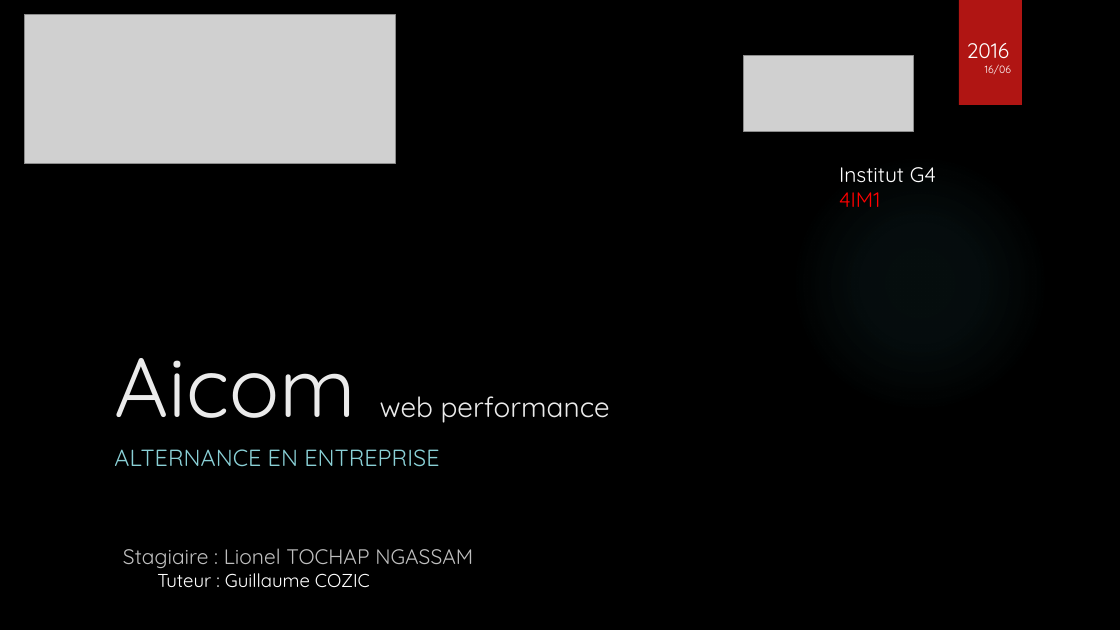
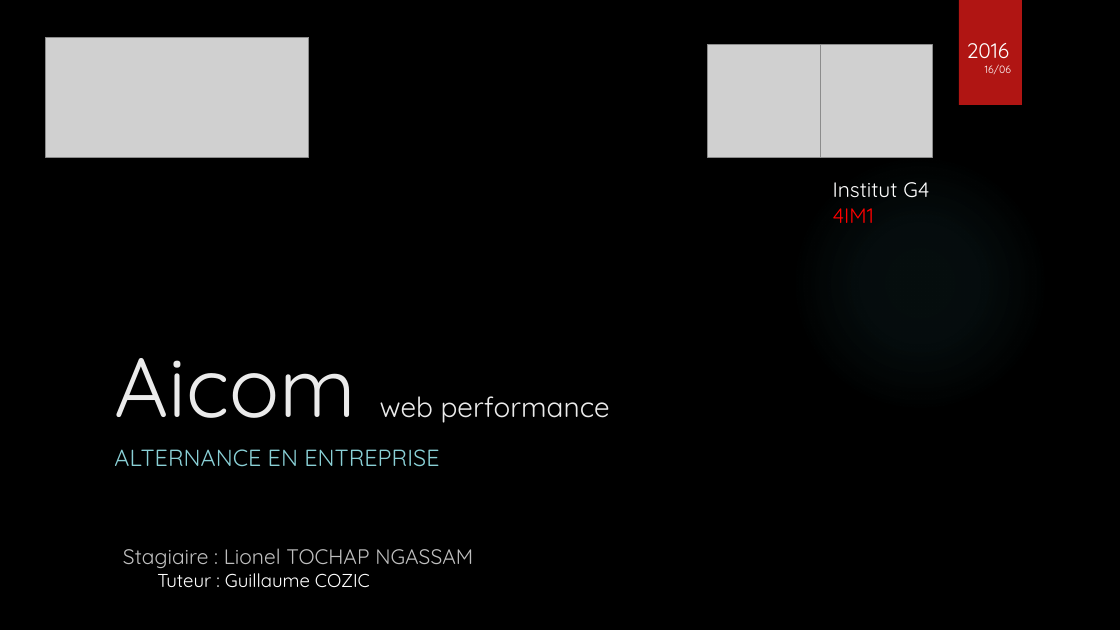
Before and after one commit to tochyvn/ma_banque_document, a slide deck: slide 1 of Aviaco france.pptx. Drawn at 1120x630 pixels with LibreOffice and Linux fonts; fonts in the diff are those of the drawing; grey boxes stand for pictures; background and template pictures are left out. Boxes give left, top, right and bottom in pixels: in the first picture for what was removed or moved away, otherwise in the second. Text is boxed around its words. In the diff, an @@ line names an element or a change of style, - is before the commit and + after.

```diff
--- a/Aviaco france.pptx
+++ b/Aviaco france.pptx
@@ picture: place and size @@
-picture at bbox=[24, 14, 396, 164]
+picture at bbox=[45, 37, 309, 157]
@@ picture added at bbox=[708, 45, 821, 157] @@
@@ picture removed at bbox=[744, 56, 913, 132] @@
@@ picture added at bbox=[821, 45, 933, 157] @@
@@ text "Institut G4": place and size @@
-text "Institut G4" at bbox=[839, 167, 936, 207]
+text "Institut G4" at bbox=[833, 182, 929, 223]
```
Also in this commit, not shown: 4 other slides changed.
